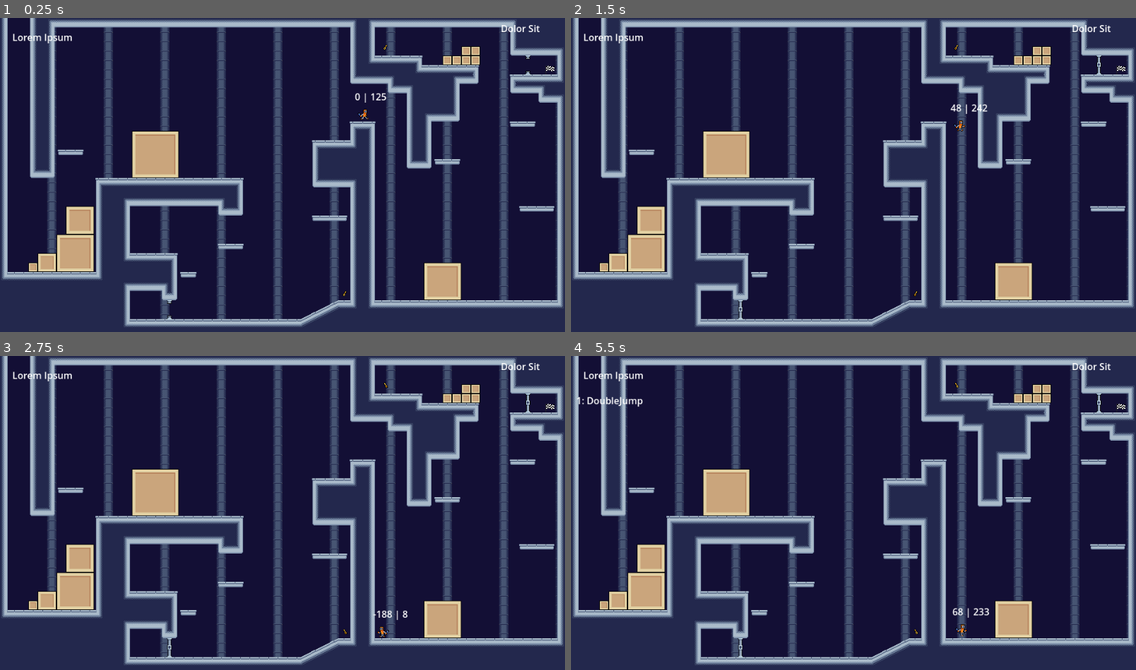
Above: before the commit, frames 1-4 (two rows, left to right).
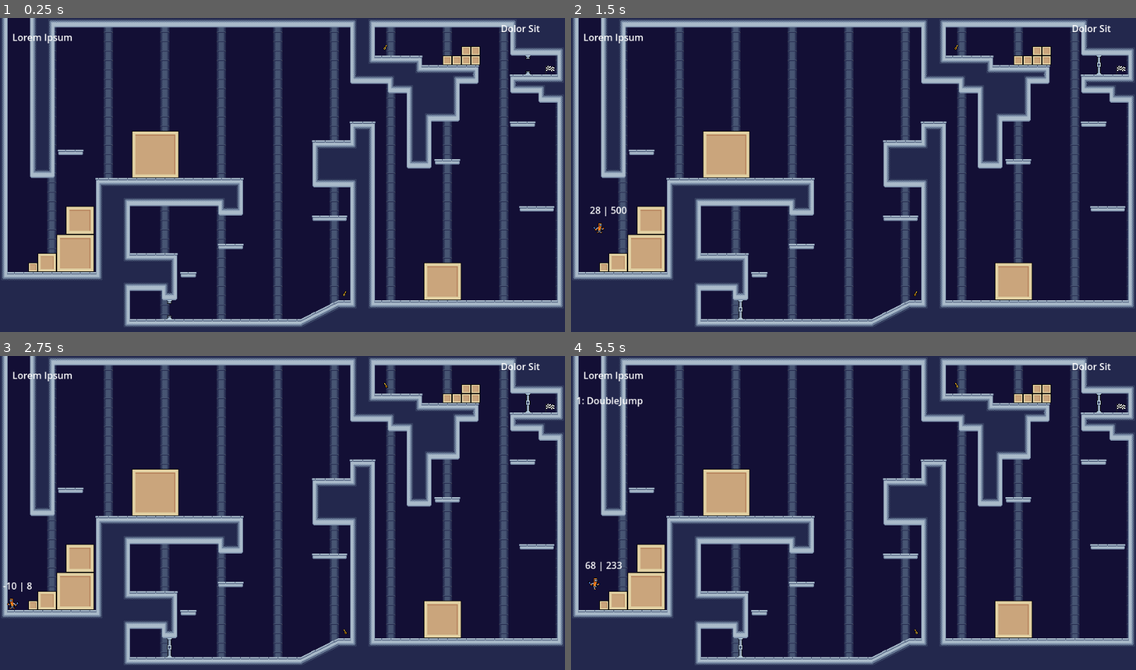
Above: after the commit, the same moments.

Repository: Cradac/H.O.R.S.T.
Game: Godot game, scene res://levels/level_1.tscn
Same seed, same stepped clock (60 frames per second), same inputs: the game is played once before the commit and once after it. This scene is started directly instead of the project's main scene. The engine's default icon, where the game draws it, is replaced by a stand-in: a white triangle on a blue panel in a dark square.
Inputs:
- Up to frame 1 (0.25 s): no input
- Up to frame 2 (1.5 s): hold Right (move_right) from 0.53 s (still down); tap F (action) at 0.6 s; tap Space (jump) at 0.77 s; tap 1 (drop_first) at 1.35 s
- Up to frame 3 (2.75 s): tap Space (jump) at 1.52 s; release Right (move_right) at 2.03 s; hold Left (move_left) from 2.03 s (still down); tap 2 (drop_second) at 2.1 s
- Up to frame 4 (5.5 s): release Left (move_left) at 2.78 s; hold Right (move_right) 2.78-4.28 s; tap F (action) at 2.85, 5.1 s; tap Space (jump) at 3.02, 3.77, 4.52 s; tap 1 (drop_first) at 3.6 s; hold Left (move_left) 4.28-5.03 s; tap 2 (drop_second) at 4.35 s; hold Right (move_right) from 5.03 s (still down)

The runs differ from the first frame. In frame 1, 0.1% of the frame differs, in the area x 62-69%, y 23-33%; in frame 2, 0.2%; in frame 3, 0.2%; in frame 4, 0.3%, in the area x 2-74%, y 65-90%.

Commit message:
matched keys to doors

Diff:
--- a/character.tscn
+++ b/character.tscn
@@ -2,15 +2,13 @@
 
 [ext_resource type="Script" path="res://Character.gd" id="1_chlop"]
 [ext_resource type="Texture2D" uid="uid://cw3fdsegxijyb" path="res://icon.svg" id="2_v0lyj"]
-[ext_resource type="SpriteFrames" uid="uid://tcaoq7a50k1g" path="res://character-spriteframes.tres" id="3_ipixp"]
+[ext_resource type="SpriteFrames" uid="uid://dtn4de6b5scun" path="res://character-spriteframes.tres" id="3_ipixp"]
 
 [sub_resource type="CapsuleShape2D" id="CapsuleShape2D_lyxyb"]
 radius = 7.0
 height = 22.0
 
 [node name="Character" type="CharacterBody2D"]
-collision_layer = 513
-collision_mask = 513
 script = ExtResource("1_chlop")
 
 [node name="Sprite2D" type="Sprite2D" parent="."]
--- a/interactables/door.tscn
+++ b/interactables/door.tscn
@@ -118,9 +118,6 @@
 [sub_resource type="RectangleShape2D" id="RectangleShape2D_ip0ek"]
 size = Vector2(10, 32)
 
-[sub_resource type="RectangleShape2D" id="RectangleShape2D_mc7dd"]
-size = Vector2(23.5, 32)
-
 [node name="Node2D" type="Node2D"]
 script = ExtResource("1_e23sw")
 
@@ -133,12 +130,3 @@
 
 [node name="CollisionShape2D" type="CollisionShape2D" parent="StaticBody2D"]
 shape = SubResource("RectangleShape2D_ip0ek")
-
-[node name="Area2D" type="Area2D" parent="."]
-collision_layer = 512
-collision_mask = 512
-
-[node name="CollisionShape2D" type="CollisionShape2D" parent="Area2D"]
-shape = SubResource("RectangleShape2D_mc7dd")
-
-[connection signal="body_entered" from="Area2D" to="." method="_on_area_2d_body_entered"]
--- a/levels/level_1.tscn
+++ b/levels/level_1.tscn
@@ -23,7 +23,7 @@
 layer_1/tile_data = PackedInt32Array(0, 327681, 3, 65536, 327681, 3, 131072, 327681, 3, 196608, 327681, 3, 262144, 3276 …(39447 unchanged characters)…
 
 [node name="Character" parent="." instance=ExtResource("2_vtyji")]
-position = Vector2(620, 145)
+position = Vector2(35, -35)
 
 [node name="IngameUI" parent="." instance=ExtResource("3_403po")]
 anchors_preset = 0
@@ -36,11 +36,13 @@
 position = Vector2(934, 88)
 texture = ExtResource("4_tnb85")
 
-[node name="Door1" parent="." instance=ExtResource("5_nc5yi")]
+[node name="Door1" parent="." node_paths=PackedStringArray("key") instance=ExtResource("5_nc5yi")]
 position = Vector2(288, 496)
+key = NodePath("../Key1")
 
-[node name="Door2" parent="." instance=ExtResource("5_nc5yi")]
+[node name="Door2" parent="." node_paths=PackedStringArray("key") instance=ExtResource("5_nc5yi")]
 position = Vector2(897, 80)
+key = NodePath("../Key2")
 
 [node name="Key1" parent="." instance=ExtResource("6_8f4hl")]
 position = Vector2(586, 469)
Not shown: 1 places in character-spriteframes.tres that only renumber resources
Not shown: 1 places in interactables/door.tscn that only renumber resources
